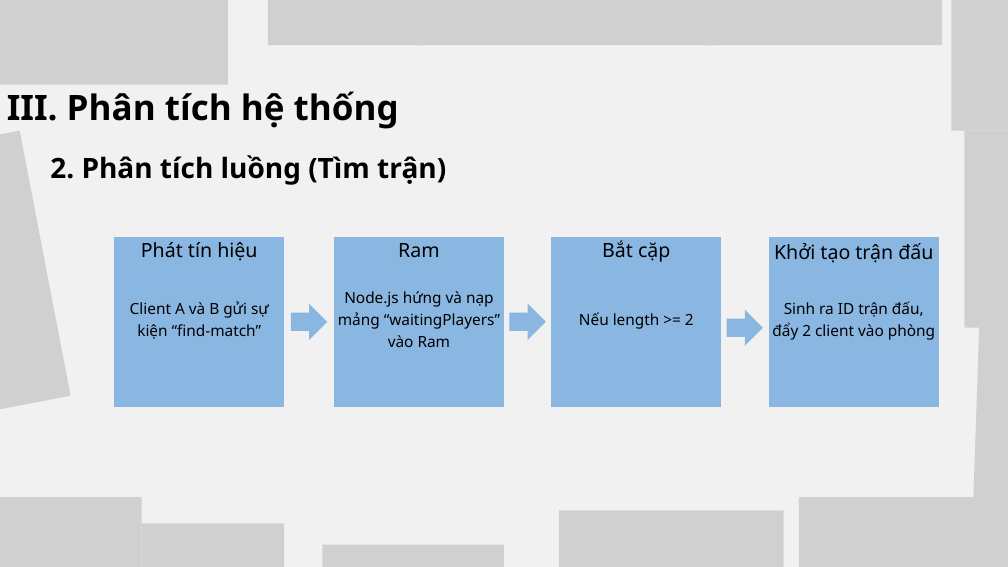
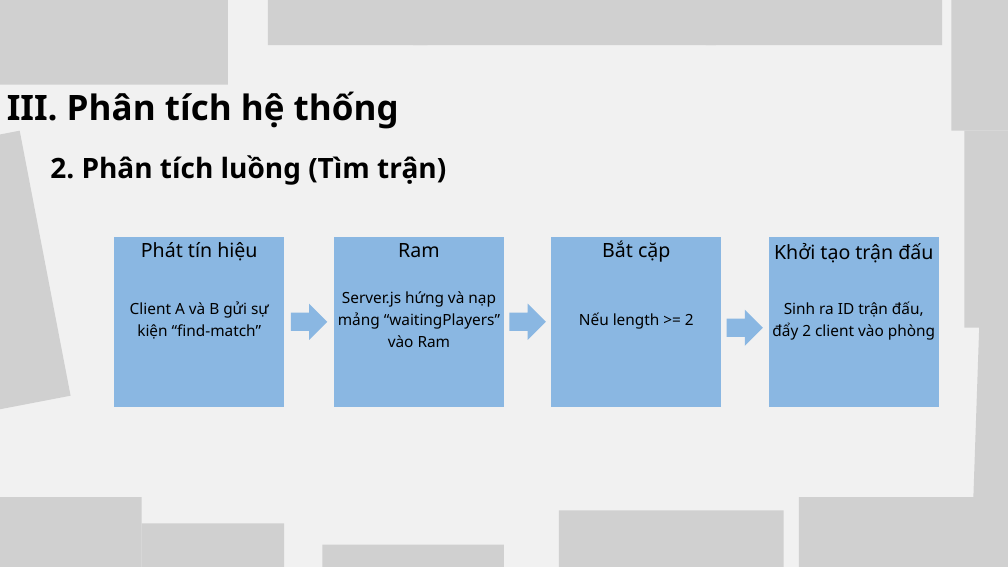
Before and after one commit to anhphuc0508/Web-Chess, a slide deck: slide 11 of Documents/FinalReport/B23DCCE078_Slides.pptx. Drawn at 1008x567 pixels with LibreOffice and Linux fonts; fonts in the diff are those of the drawing; grey boxes stand for pictures. Boxes give left, top, right and bottom in pixels: in the first picture for what was removed or moved away, otherwise in the second. Text is boxed around its words. In the diff, an @@ line names an element or a change of style, - is before the commit and + after.

Commit message:
feat: update presentation slides for Final Report

```diff
--- a/Documents/FinalReport/B23DCCE078_Slides.pptx
+++ b/Documents/FinalReport/B23DCCE078_Slides.pptx
@@ text at (x1=338, y1=291, x2=500, y2=347): text changed @@
-Node.js hứng và nạp mảng “waitingPlayers” vào Ram
+Server.js hứng và nạp mảng “waitingPlayers” vào Ram
```
